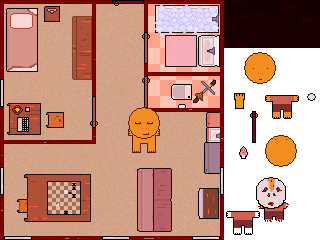
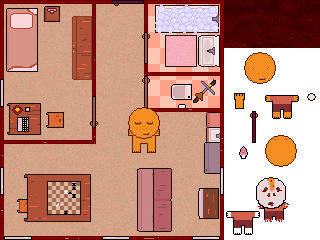
Layer changes from the first 320px x 240px image to the second:
painted on "Layer 59" over 224, 0, 320, 48
